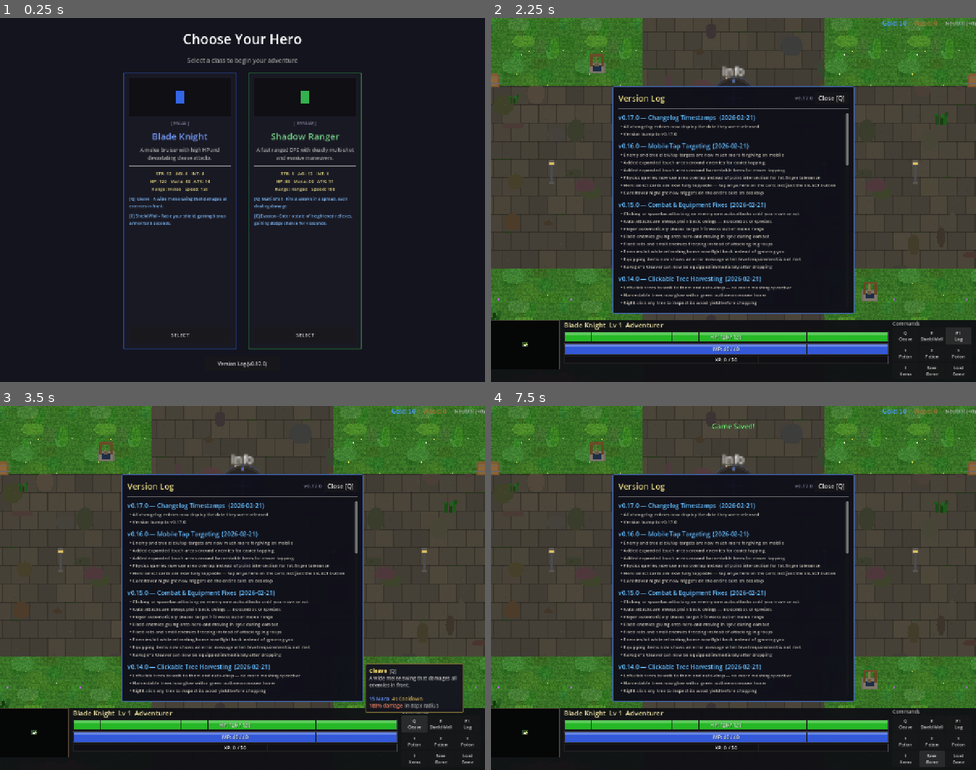
Above: before the commit, frames 1-4 (two rows, left to right).
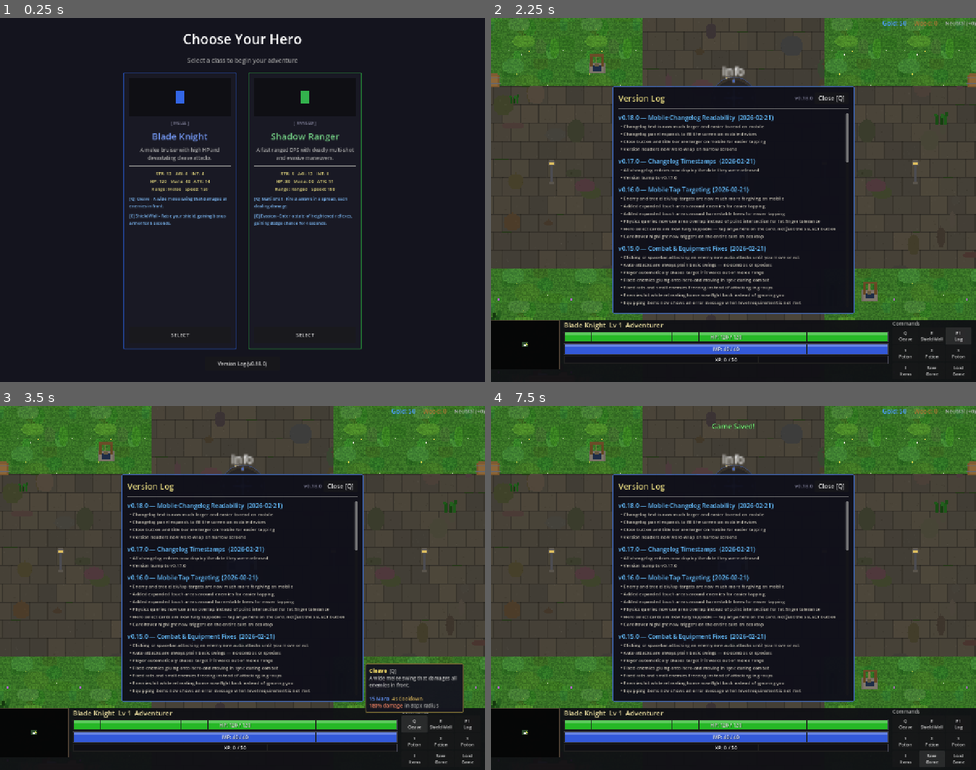
Above: after the commit, the same moments.

Repository: slxny/legends-open-rpg
Game: Godot game, scene res://scenes/main.tscn
Same seed, same stepped clock (60 frames per second), same inputs: the game is played once before the commit and once after it.
Inputs:
- Up to frame 1 (0.25 s): no input
- Up to frame 2 (2.25 s): click "Version Log (v0.17.0)" (after the commit: "Version Log (v0.18.0)") at 0.5 s; click "SELECT" at 1.25 s; click "F1 Log" at 2 s
- Up to frame 3 (3.5 s): click "Q Cleave" at 2.75 s
- Up to frame 4 (7.5 s): click "E Shield Wall" at 3.5 s; click "1 Potion" at 4.25 s; click "2 Potion" at 5 s; click "3 Potion" at 5.75 s; click "I Items" at 6.5 s; click "Save Game" at 7.25 s

The runs differ from the first frame. In frame 1, less than 0.1% of the frame differs, in the area x 53-54%, y 94-96%; in frame 2, 6.1%, in the area x 26-74%, y 21-79%; in frame 3, 6.1%; in frame 4, 6.1%.

Commit message:
Bump version to v0.18.0 and enlarge changelog text for mobile
Mobile changelog now uses 22px headers (was 16) and 17px entries (was 12),
panel fills the screen, and close button/title are larger for easy tapping.

https://claude.ai/code/session_01LCtUrjV1tHn8Veu3YoYXZ4

Diff:
--- a/scenes/hero_select/hero_select.gd
+++ b/scenes/hero_select/hero_select.gd
@@ -331,7 +331,7 @@
 	bottom_bar.alignment = BoxContainer.ALIGNMENT_CENTER
 
 	var version_btn = Button.new()
-	version_btn.text = "Version Log (v0.17.0)"
+	version_btn.text = "Version Log (v0.18.0)"
 	var ver_btn_w = 160 if _is_mobile else 200
 	var ver_btn_h = 32 if _is_mobile else 36
 	var ver_font_size = 11 if _is_mobile else 13
--- a/scenes/ui/changelog_dialog.gd
+++ b/scenes/ui/changelog_dialog.gd
@@ -7,10 +7,22 @@
 @onready var version_label: Label = $Panel/MarginContainer/VBox/TopBar/VersionLabel
 
 var _is_visible: bool = false
-
-const GAME_VERSION := "v0.17.0"
+var _is_mobile: bool = false
+
+const GAME_VERSION := "v0.18.0"
 
 const CHANGELOG: Array[Dictionary] = [
+	{
+		"version": "v0.18.0",
+		"title": "Mobile Changelog Readability",
+		"date": "2026-02-21",
+		"entries": [
+			"Changelog text is now much larger and easier to read on mobile",
+			"Changelog panel expands to fill the screen on mobile devices",
+			"Close button and title bar are larger on mobile for easier tapping",
+			"Version headers now word-wrap on narrow screens",
+		]
+	},
 	{
 		"version": "v0.17.0",
 		"title": "Changelog Timestamps",
@@ -210,8 +222,29 @@
 func open() -> void:
 	_is_visible = true
 	panel.visible = true
+	var vp_size = get_viewport().get_visible_rect().size
+	_is_mobile = vp_size.x < 700 or (vp_size.x < vp_size.y)
+	_resize_panel(vp_size)
 	_build_entries()
 	scroll.scroll_vertical = 0
+
+func _resize_panel(vp_size: Vector2) -> void:
+	if _is_mobile:
+		# Fill most of the screen on mobile
+		var margin = 20.0
+		panel.offset_left = -vp_size.x / 2.0 + margin
+		panel.offset_right = vp_size.x / 2.0 - margin
+		panel.offset_top = -vp_size.y / 2.0 + margin
+		panel.offset_bottom = vp_size.y / 2.0 - margin
+		close_button.custom_minimum_size = Vector2(120, 44)
+		close_button.add_theme_font_size_override("font_size", 18)
+		version_label.add_theme_font_size_override("font_size", 16)
+		$Panel/MarginContainer/VBox/TopBar/Title.add_theme_font_size_override("font_size", 26)
+	else:
+		panel.offset_left = -320.0
+		panel.offset_right = 320.0
+		panel.offset_top = -300.0
+		panel.offset_bottom = 300.0
 
 func close() -> void:
 	_is_visible = false
@@ -220,6 +253,10 @@
 func _build_entries() -> void:
 	for child in entries_container.get_children():
 		child.queue_free()
+
+	var header_size = 22 if _is_mobile else 16
+	var entry_size = 17 if _is_mobile else 12
+	var spacer_height = 10 if _is_mobile else 6
 
 	for patch in CHANGELOG:
 		# Version header with date
@@ -229,22 +266,23 @@
 			header.text = "%s — %s  (%s)" % [patch["version"], patch["title"], date_str]
 		else:
 			header.text = "%s — %s" % [patch["version"], patch["title"]]
-		header.add_theme_font_size_override("font_size", 16)
+		header.add_theme_font_size_override("font_size", header_size)
 		header.add_theme_color_override("font_color", Color(0.4, 0.75, 1.0))
+		header.autowrap_mode = TextServer.AUTOWRAP_WORD_SMART
 		entries_container.add_child(header)
 
 		# Entries
 		for entry in patch["entries"]:
 			var line = Label.new()
 			line.text = "  • " + entry
-			line.add_theme_font_size_override("font_size", 12)
+			line.add_theme_font_size_override("font_size", entry_size)
 			line.add_theme_color_override("font_color", Color(0.78, 0.76, 0.7))
 			line.autowrap_mode = TextServer.AUTOWRAP_WORD_SMART
 			entries_container.add_child(line)
 
 		# Spacer between versions
 		var spacer = Control.new()
-		spacer.custom_minimum_size = Vector2(0, 6)
+		spacer.custom_minimum_size = Vector2(0, spacer_height)
 		entries_container.add_child(spacer)
 
 func _unhandled_input(event: InputEvent) -> void:
